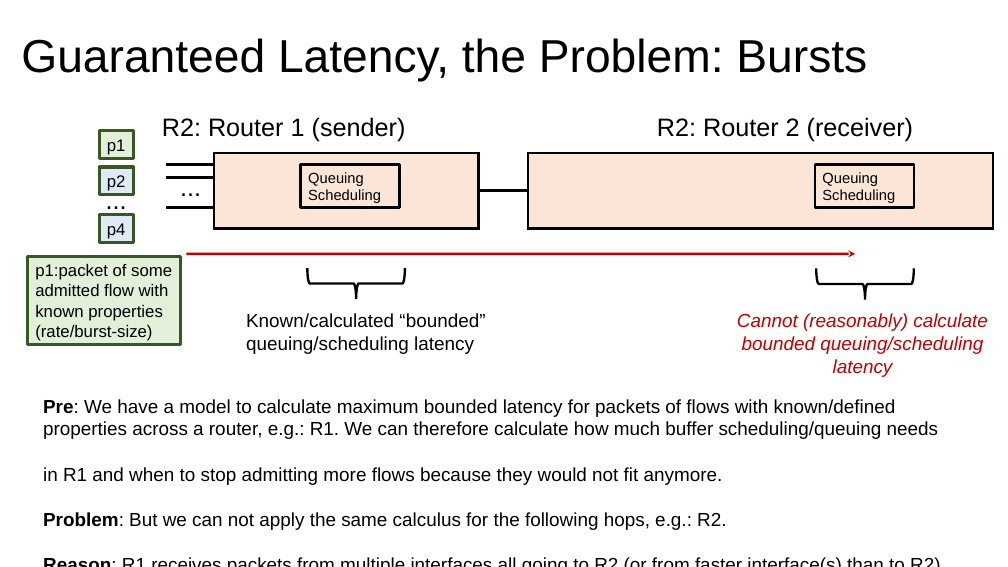
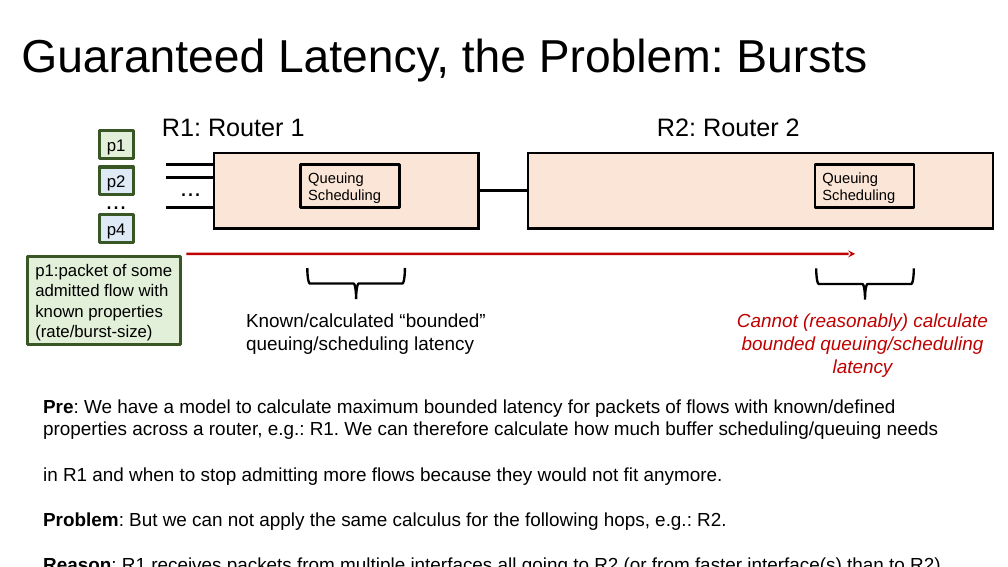
Before and after one commit to toerless/detnet, a slide deck: slide 8 of slides/interim-2023-07-19-glbf.pptx. Drawn at 1008x567 pixels with LibreOffice and Linux fonts; fonts in the diff are those of the drawing. Boxes give left, top, right and bottom in pixels: in the first picture for what was removed or moved away, otherwise in the second. Text is boxed around its words. In the diff, an @@ line names an element or a change of style, - is before the commit and + after.

```diff
--- a/slides/interim-2023-07-19-glbf.pptx
+++ b/slides/interim-2023-07-19-glbf.pptx
@@ text at [162, 118, 305, 137]: text changed @@
-R2: Router 1 (sender)
+R1: Router 1
@@ text at [657, 118, 800, 137]: text changed @@
-R2: Router 2 (receiver)
+R2: Router 2
```
Also in this commit, not shown: 10 other slides changed, 1 slide added, 3 other files.
